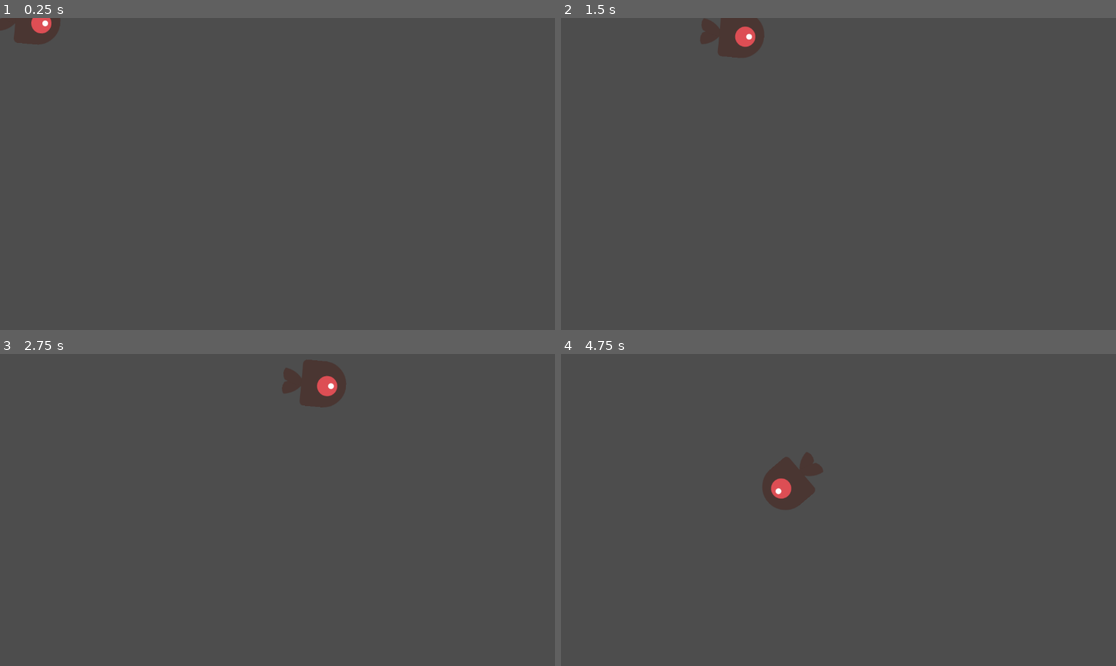
Above: before the commit, frames 1-4 (two rows, left to right).
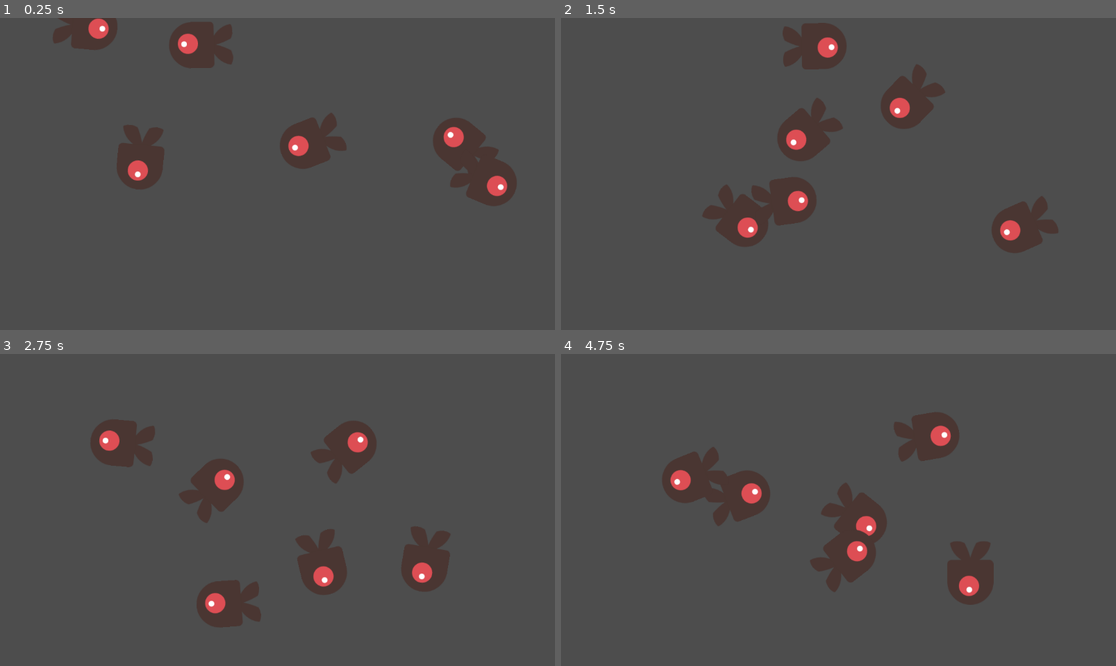
Above: after the commit, the same moments.

Repository: publicjoey/fish0321
Game: Godot game, scene res://Aquarium.tscn
Two runs of this game, one before a commit and one after it. Both use one fixed random seed, a clock stepped at 60 frames per second and the inputs below. Before the commit the project has no main scene; this scene is started directly in both runs.
Inputs:
- Up to frame 1 (0.25 s): no input
- Up to frame 2 (1.5 s): no input
- Up to frame 3 (2.75 s): no input
- Up to frame 4 (4.75 s): no input

The runs differ from the first frame. In frame 1, 7.9% of the frame differs, in the area x 0-93%, y 0-61%; in frame 2, 8.8%; in frame 3, 9.0%, in the area x 16-82%, y 2-88%; in frame 4, 8.7%.

Commit message:
5fish_ok
卡點: 設定 Fish.tscn 為預載場景

Diff:
--- a/Aquarium.gd
+++ b/Aquarium.gd
@@ -1,34 +1,20 @@
 extends Node2D
 
-@export var speed: float = 50.0  # 魚的移動速度
-@export var move_time: float = 3.0  # 每次移動的時間
-
-var target_position: Vector2  # 目標位置
-var tween: Tween  # Tween 動畫物件
+@export var fish_scene: PackedScene  # 魚的預載場景
+@export var fish_count: int = 5  # 初始魚的數量
 
 func _ready():
 	randomize()
-	_start_moving()
+	_spawn_fish()
 
-func _start_moving():
-	# 取得水族箱大小（假設水族箱是父節點）
-	var aquarium_size = get_parent().get_viewport_rect().size
+func _spawn_fish():
+	var aquarium_size = get_viewport_rect().size  # 取得水族箱大小
 
-	# 隨機選擇一個目標位置
-	target_position = Vector2(
-		randf_range(50, aquarium_size.x - 50),
-		randf_range(50, aquarium_size.y - 50)
-	)
+	for i in range(fish_count):
+		var fish = fish_scene.instantiate()  # 建立魚
+		fish.position = Vector2(
+			randf_range(50, aquarium_size.x - 50),
+			randf_range(50, aquarium_size.y - 50)
+		)  # 隨機位置
 
-	# 讓魚面向移動方向
-	look_at(target_position)
-
-	# 使用 Tween 平滑移動
-	if tween:
-		tween.kill()  # 停止舊的 Tween
-	tween = create_tween()
-	tween.tween_property(self, "position", target_position, move_time).set_trans(Tween.TRANS_LINEAR)
-
-	# 動畫完成後再找下一個位置
-	await tween.finished
-	_start_moving()
+		get_node("FishContainer").add_child(fish)  # 加入場景
--- a/Aquarium.tscn
+++ b/Aquarium.tscn
@@ -1,7 +1,12 @@
-[gd_scene load_steps=2 format=3 uid="uid://brchto653e73v"]
+[gd_scene load_steps=3 format=3 uid="uid://brchto653e73v"]
 
+[ext_resource type="Script" path="res://aquarium.gd" id="1_a0ukm"]
 [ext_resource type="PackedScene" uid="uid://cerruhoyvi86e" path="res://Fish.tscn" id="2_cnfrk"]
 
 [node name="Aquarium" type="Node2D"]
+script = ExtResource("1_a0ukm")
+fish_scene = ExtResource("2_cnfrk")
 
 [node name="Fish" parent="." instance=ExtResource("2_cnfrk")]
+
+[node name="FishContainer" type="Node2D" parent="."]
--- a/Fish.gd
+++ b/Fish.gd
@@ -1,7 +1,7 @@
 extends Node2D
 
-@export var speed: float = 50.0  # 魚的移動速度
-@export var move_time: float = 3.0  # 每次移動的時間
+@export var speed: float = 250.0  # 魚的移動速度
+@export var move_time: float = 1.0  # 每次移動的時間
 
 var target_position: Vector2  # 目標位置
 var tween: Tween  # Tween 動畫物件
--- a/Fish.tscn
+++ b/Fish.tscn
@@ -14,7 +14,7 @@
 "texture": ExtResource("2_i75m5")
 }],
 "loop": true,
-"name": &"swim",
+"name": &"Tween",
 "speed": 5.0
 }]
 
@@ -27,8 +27,8 @@
 
 [node name="AnimatedSprite2D" type="AnimatedSprite2D" parent="."]
 sprite_frames = SubResource("SpriteFrames_sq5r6")
-animation = &"swim"
-frame_progress = 0.381252
+animation = &"Tween"
+frame = 1
 
 [node name="CollisionShape2D" type="CollisionShape2D" parent="."]
 rotation = 1.5708
--- a/project.godot
+++ b/project.godot
@@ -11,5 +11,6 @@
 [application]
 
 config/name="FISH0321"
+run/main_scene="res://Aquarium.tscn"
 config/features=PackedStringArray("4.3", "Forward Plus")
 config/icon="res://icon.svg"
Binary file added: 1fish_ok.png
Not shown, added: 1fish_ok.png.import
